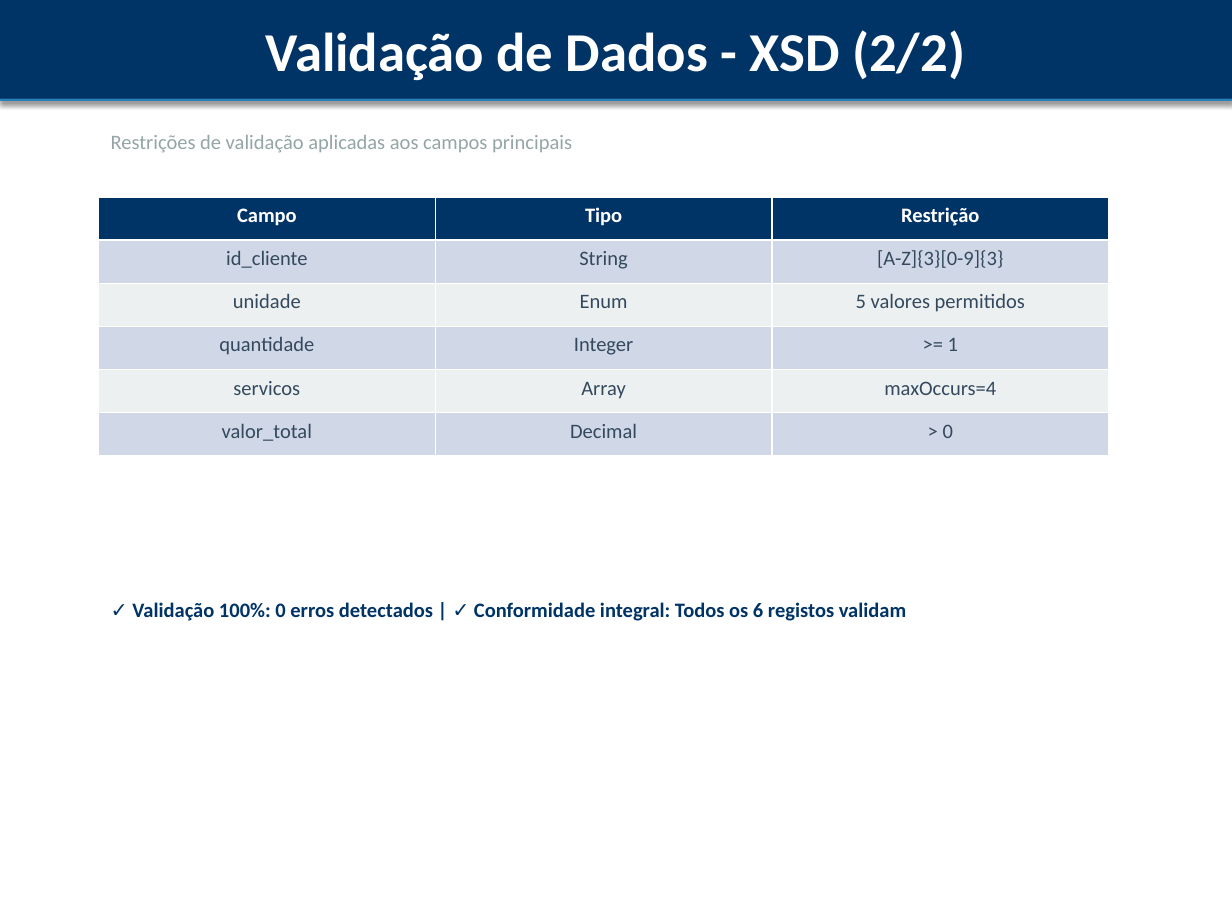
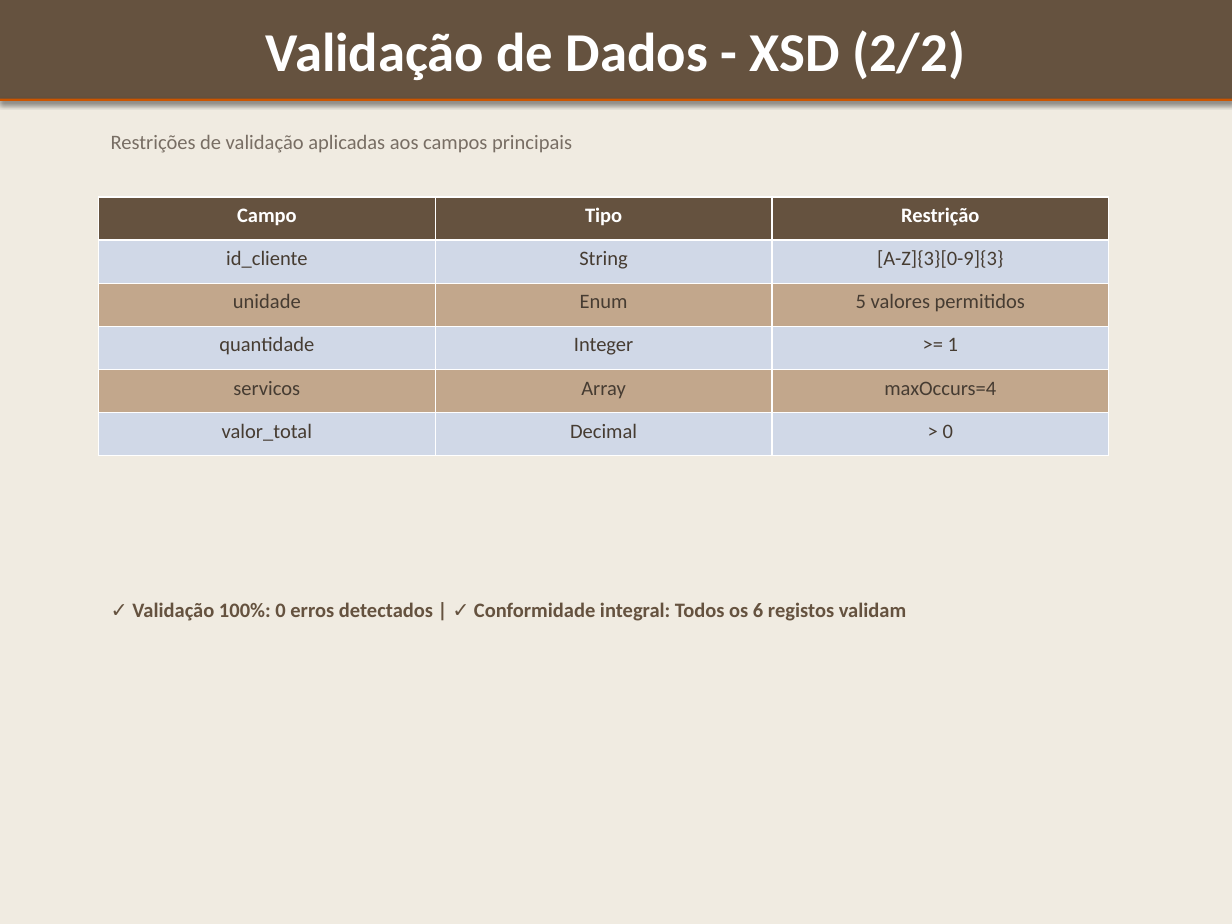
Before and after one commit to InnaVibes/Ctesp, a slide deck: slide 5 of peid/TRABALHO_PRATICO/apresentacao_reservas.pptx. Drawn at 1232x924 pixels with LibreOffice and Linux fonts; fonts in the diff are those of the drawing. Boxes give left, top, right and bottom in pixels: in the first picture for what was removed or moved away, otherwise in the second. Text is boxed around its words. In the diff, an @@ line names an element or a change of style, - is before the commit and + after.

```diff
--- a/peid/TRABALHO_PRATICO/apresentacao_reservas.pptx
+++ b/peid/TRABALHO_PRATICO/apresentacao_reservas.pptx
@@ background #FFFFFF to #F0EBE1 @@
@@ rectangle "Validação de Dados - XSD ..." at [0,0,1232,99]: fill #003366 to #65523F; outline #003366 0.75 pt to #65523F 0.75 pt @@
@@ rectangle at [0,99,1232,101]: fill #2980B9 to #CC5500 @@
@@ text "Restrições de validação aplicadas aos ..." at [111,135,572,153]: text colour #95A5A6 to #786E64 @@
@@ table at [99,197,1108,456] @@
@@ fill #003366 to #65523F in row 1 @@
@@ fill #ECF0F1 to #C2A78C in 6 cells @@
@@ text colour #34495E to #463C32 in "id_cliente", "String", "[A-Z]{3}[0-9]{3}", "unidade" and 11 more places @@
@@ text "✓ Validação 100%: 0 erros ..." at [132,602,906,621]: text colour #003366 to #65523F @@
```
Also in this commit, not shown: 21 other slides changed, 2 other files.
